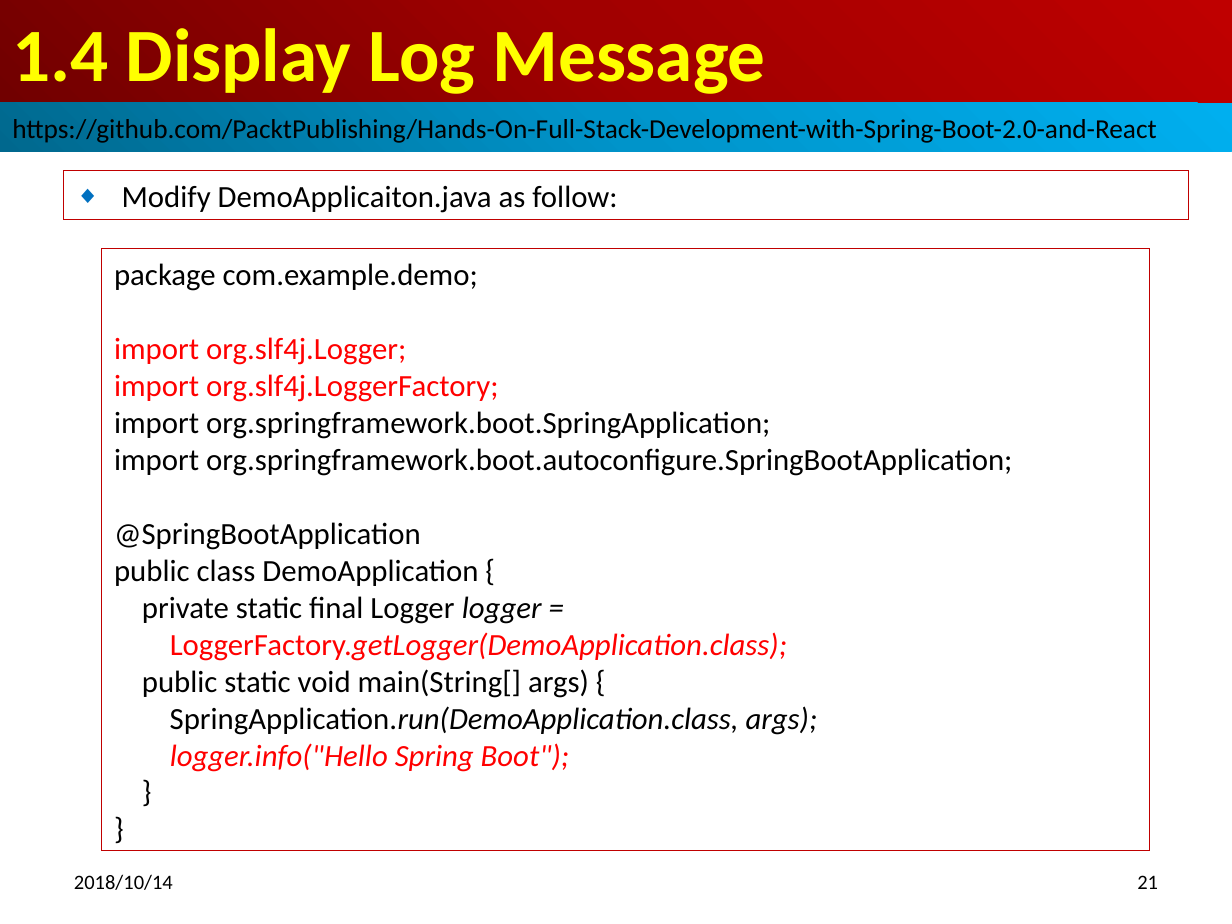
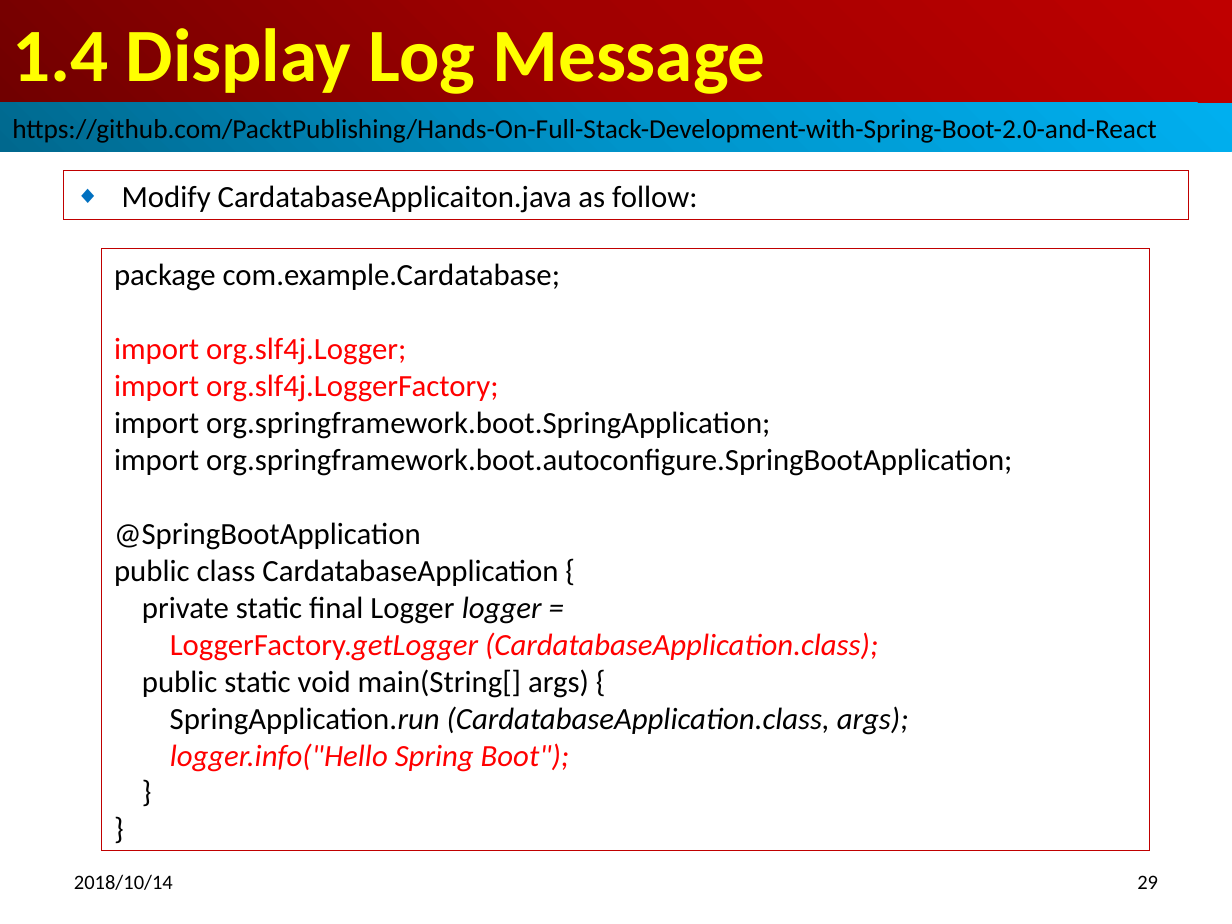
Before and after one commit to peterhchen/full-stack-spring-boot, a slide deck: slide 29 of 15_Ch01_Setup.pptx (slide 21 before the commit). Drawn at 1232x924 pixels with LibreOffice and Linux fonts; fonts in the diff are those of the drawing. Boxes give left, top, right and bottom in pixels: in the first picture for what was removed or moved away, otherwise in the second. Text is boxed around its words. In the diff, an @@ line names an element or a change of style, - is before the commit and + after.

```diff
--- a/15_Ch01_Setup.pptx
+++ b/15_Ch01_Setup.pptx
@@ subtitle at box(122, 185, 697, 213): text changed @@
-◆ Modify DemoApplicaiton.java as follow:
+◆ Modify CardatabaseApplicaiton.java as follow:
@@ text in rectangle at box(114, 263, 560, 291): text changed @@
-package com.example.demo;
+package com.example.Cardatabase;
@@ text in rectangle at box(114, 559, 558, 586): text changed @@
-public class DemoApplication {
+public class CardatabaseApplication {
@@ text in rectangle at box(170, 632, 878, 661): text changed @@
-LoggerFactory.getLogger(DemoApplication.class);
+LoggerFactory.getLogger (CardatabaseApplication.class);
@@ text in rectangle at box(170, 706, 909, 735): text changed @@
-SpringApplication.run(DemoApplication.class, args);
+SpringApplication.run (CardatabaseApplication.class, args);
@@ page number at box(1137, 875, 1158, 889): text changed @@
-21
+29
```
Also in this commit, not shown: 7 other slides changed, 9 slides added, 9 other files.
